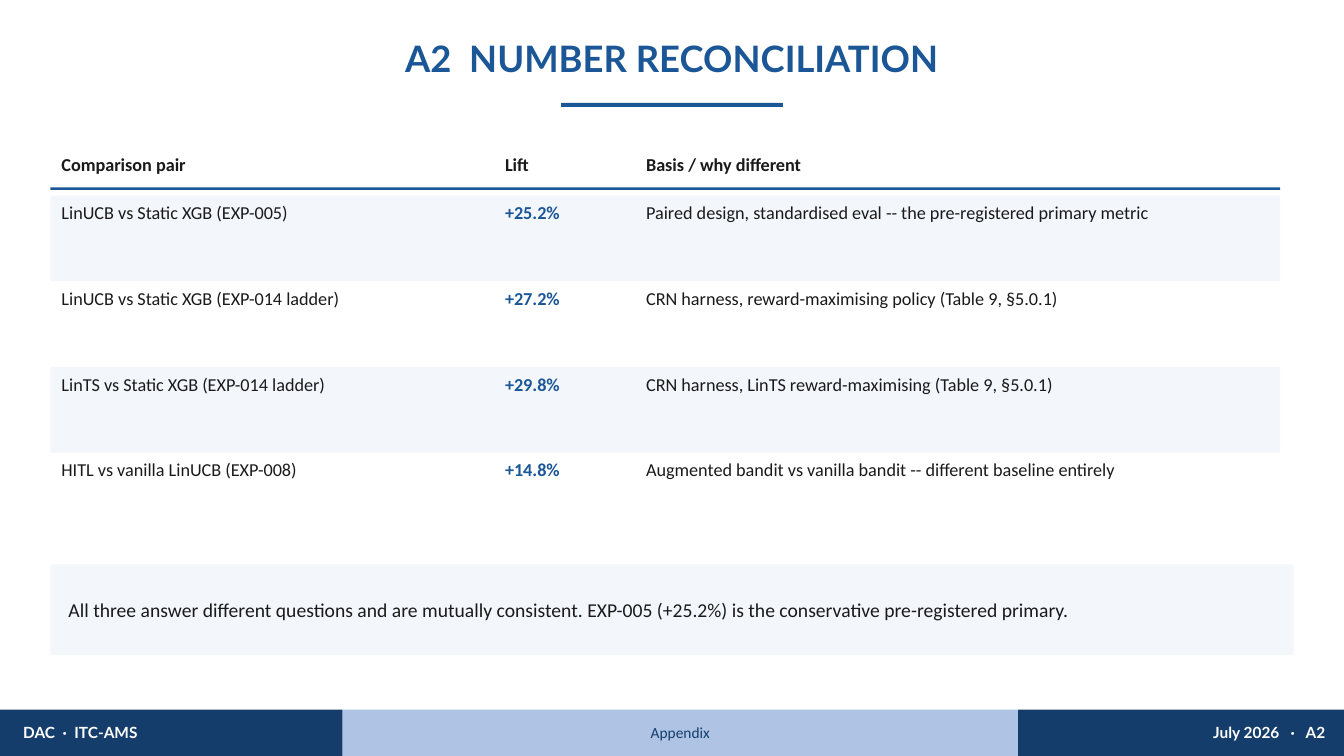
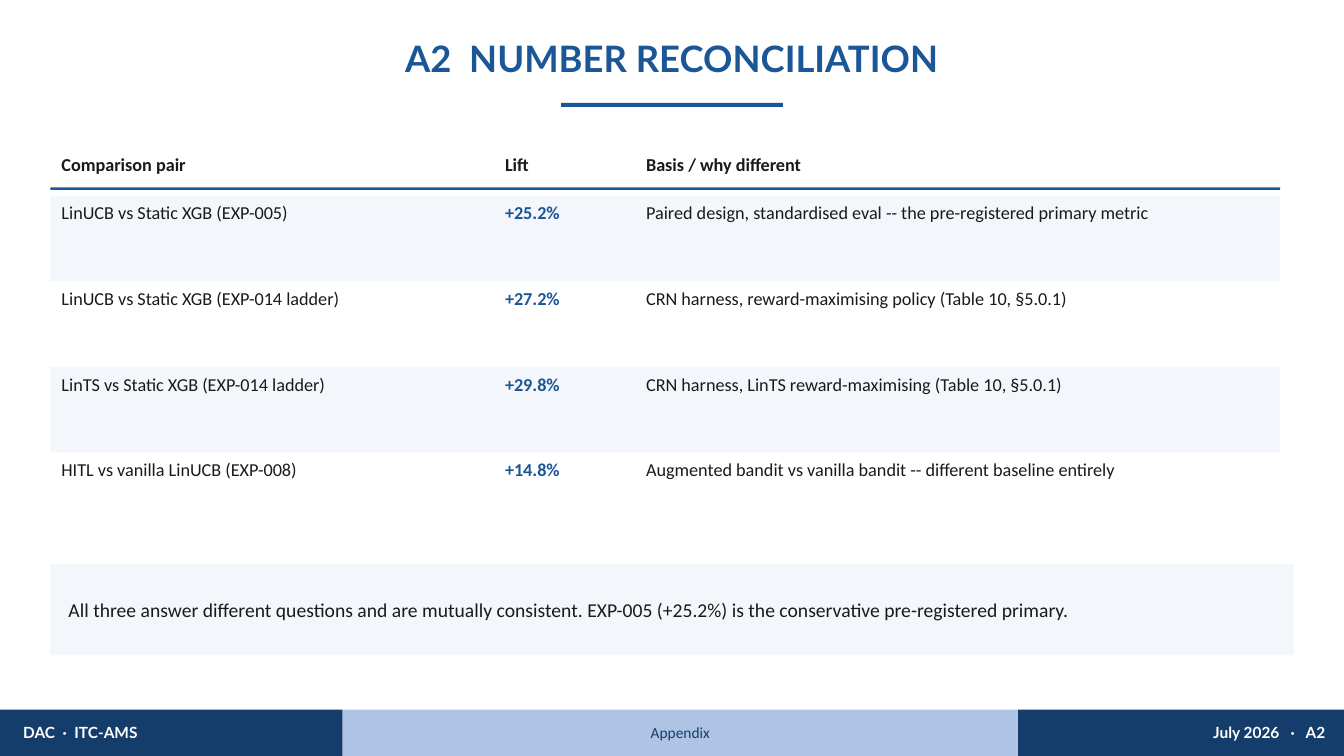
Before and after one commit to PolyTheML/DAC-UW-Thesis, a slide deck: slide 31 of thesis/health_rl/burgundy_defense_presentation.pptx. Drawn at 1344x756 pixels with LibreOffice and Linux fonts; fonts in the diff are those of the drawing. Boxes give left, top, right and bottom in pixels: in the first picture for what was removed or moved away, otherwise in the second. Text is boxed around its words. In the diff, an @@ line names an element or a change of style, - is before the commit and + after.

```diff
--- a/thesis/health_rl/burgundy_defense_presentation.pptx
+++ b/thesis/health_rl/burgundy_defense_presentation.pptx
@@ text at [646, 292, 1066, 308]: text changed @@
-CRN harness, reward-maximising policy (Table 9, §5.0.1)
+CRN harness, reward-maximising policy (Table 10, §5.0.1)
@@ text at [646, 378, 1061, 394]: text changed @@
-CRN harness, LinTS reward-maximising (Table 9, §5.0.1)
+CRN harness, LinTS reward-maximising (Table 10, §5.0.1)
```
Also in this commit, not shown: 5 other slides changed, 1 other file.
